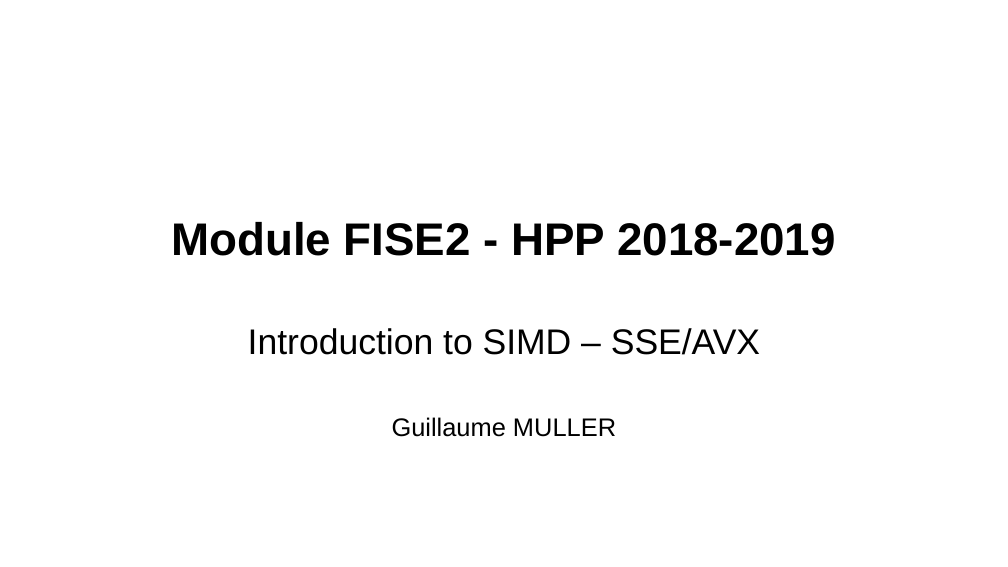
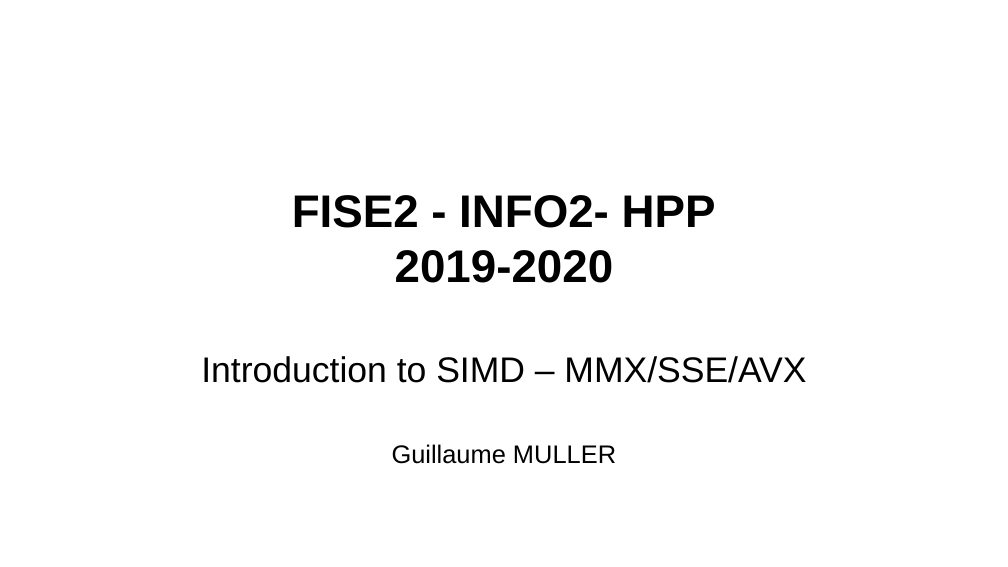
Before and after one commit to telecom-se/hpp, a slide deck: slide 1 of lab2/Slides/slides_Intro.odp. Drawn at 1008x567 pixels with LibreOffice and Linux fonts; fonts in the diff are those of the drawing; background and template pictures are left out. Boxes give left, top, right and bottom in pixels: in the first picture for what was removed or moved away, otherwise in the second. Text is boxed around its words. In the diff, an @@ line names an element or a change of style, - is before the commit and + after.

```diff
--- a/lab2/Slides/slides_Intro.odp
+++ b/lab2/Slides/slides_Intro.odp
@@ subtitle at [201,195,806,383]: text changed @@
-Module FISE2 - HPP 2018-2019
-Introduction to SIMD – SSE/AVX
+FISE2 - INFO2- HPP
+2019-2020
+Introduction to SIMD – MMX/SSE/AVX
```
Also in this commit, not shown: 2 other slides changed, 2 slides added, 2 slides removed, 1 other file.
